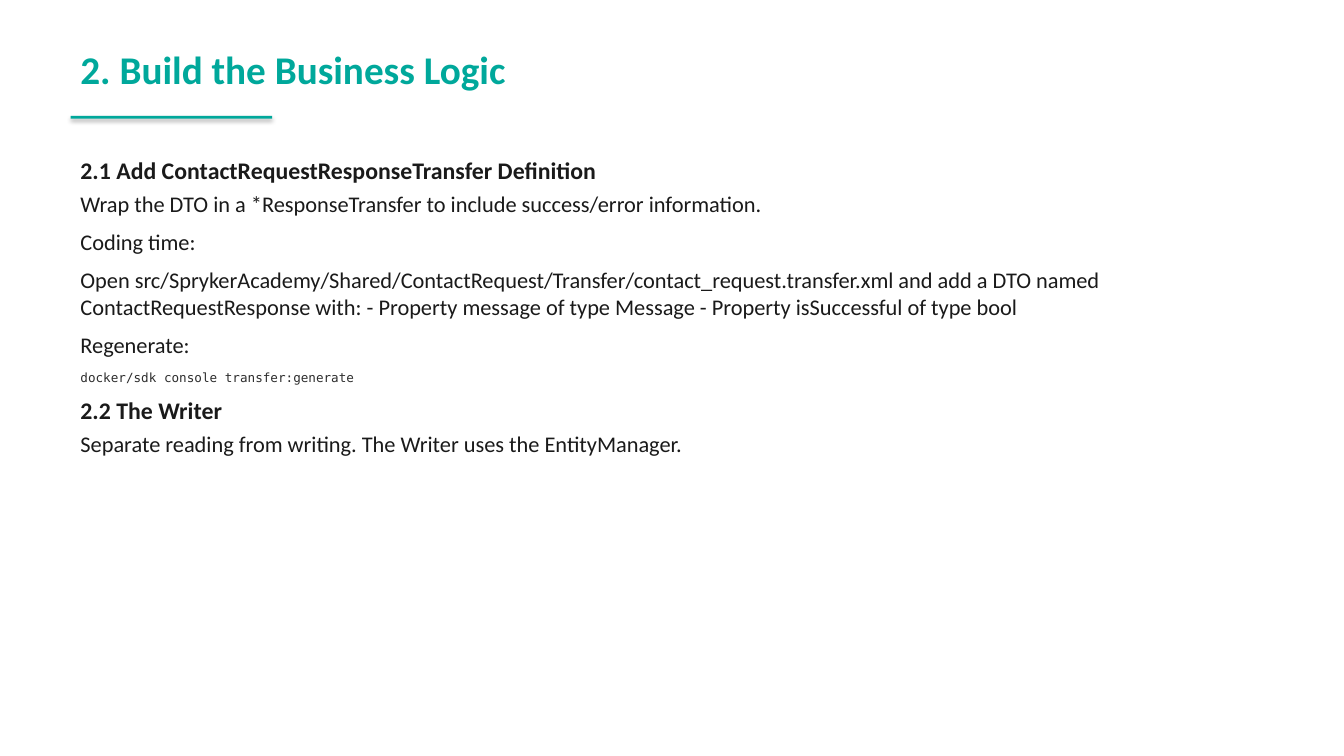
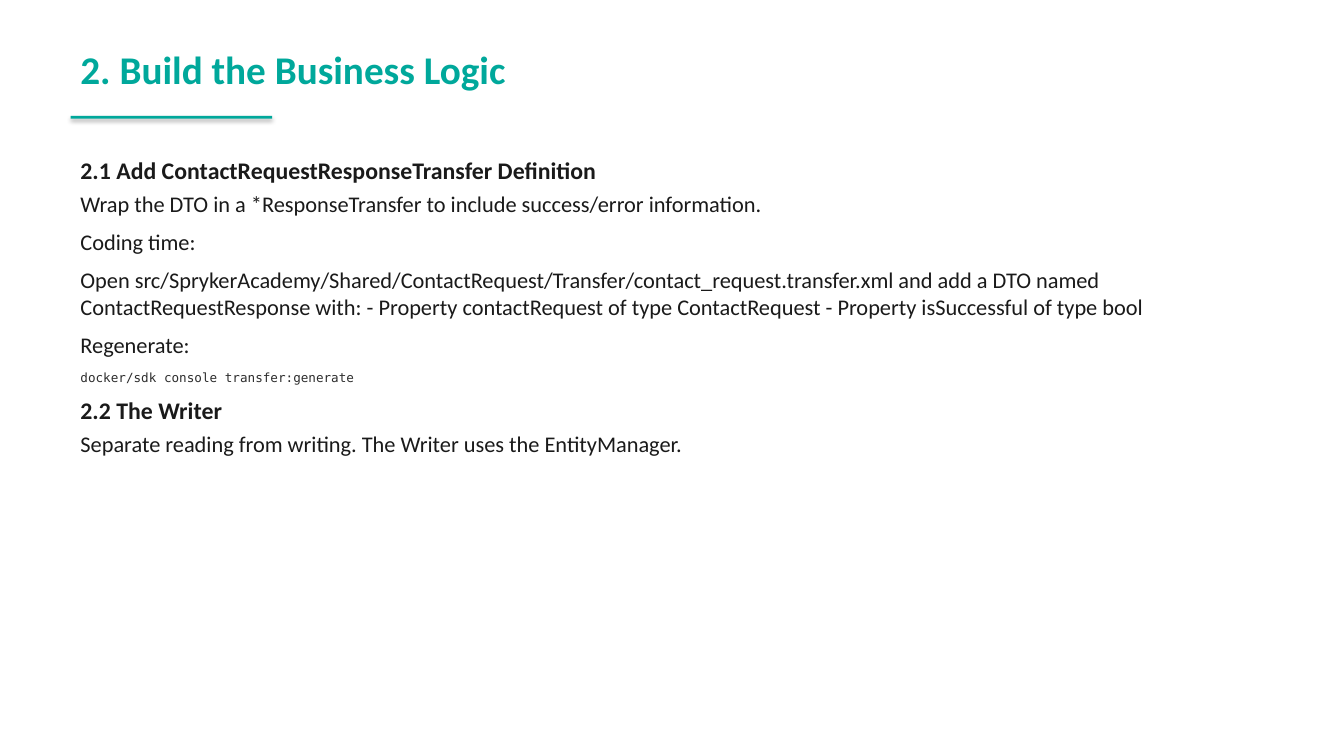
Before and after one commit to spryker-academy/instructor-exercises, a slide deck: slide 103 of guides-pptx/spryker-academy-fundamental.pptx. Drawn at 1344x756 pixels with LibreOffice and Linux fonts; fonts in the diff are those of the drawing. Boxes give left, top, right and bottom in pixels: in the first picture for what was removed or moved away, otherwise in the second. Text is boxed around its words. In the diff, an @@ line names an element or a change of style, - is before the commit and + after.

```diff
--- a/guides-pptx/spryker-academy-fundamental.pptx
+++ b/guides-pptx/spryker-academy-fundamental.pptx
@@ text at bbox=[80, 272, 1142, 319]: text changed @@
-Open src/SprykerAcademy/Shared/ContactRequest/Transfer/contact_request.transfer.xml and add a DTO named ContactRequestResponse with: - Property message of type Message - Property isSuccessful of type bool
+Open src/SprykerAcademy/Shared/ContactRequest/Transfer/contact_request.transfer.xml and add a DTO named ContactRequestResponse with: - Property contactRequest of type ContactRequest - Property isSuccessful of type bool
```
Also in this commit, not shown: 22 other slides changed, 2 other files.
